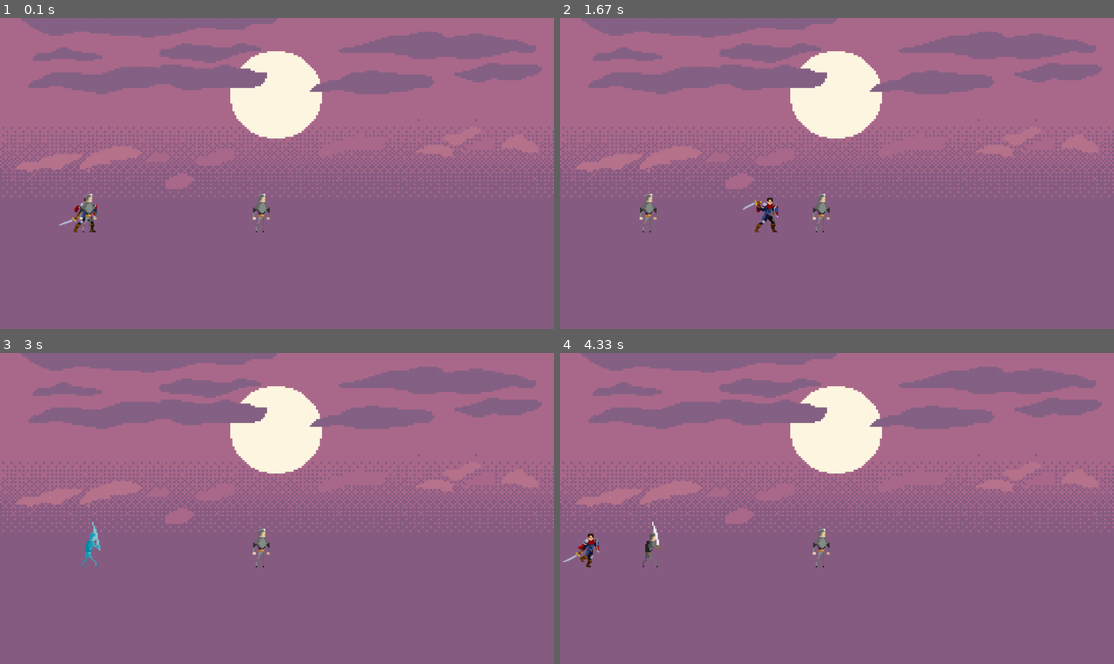
Above: before the commit, frames 1-4 (two rows, left to right).
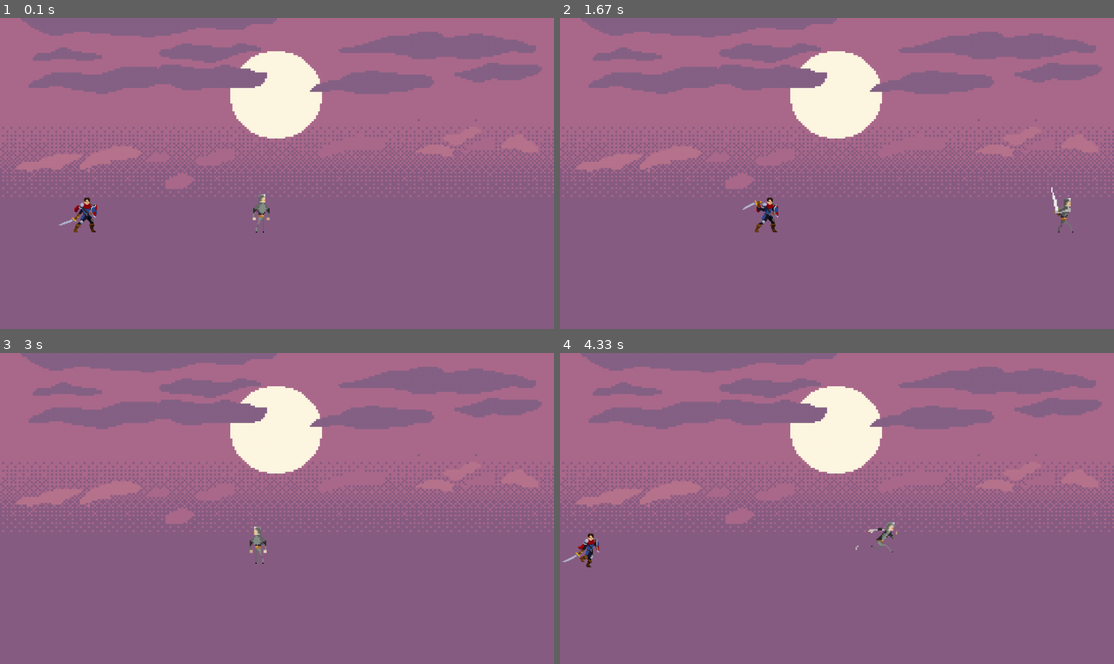
Above: after the commit, the same moments.

Repository: Simyo-tech/apPYGAME
Game: pygame game, started from main.py
Same seed, same stepped clock (60 frames per second), same inputs: the game is played once before the commit and once after it.
Inputs:
- Up to frame 1 (0.1 s): no input
- Up to frame 2 (1.67 s): hold Right 0.33-0.8 s; hold Up 0.83-1.13 s; hold W 0.83-1.13 s; tap Space at 0.9, 1.23, 1.53 s; tap Right Shift at 0.98 s; hold Right 1.17-1.63 s; hold D 1.17-1.63 s
- Up to frame 3 (3 s): hold Left 1.67-2.2 s; hold A 1.67-2.2 s; tap Space at 1.73, 2.03, 2.3, 2.6, 2.73 s; hold Left 2.23-2.63 s; hold A 2.23-2.63 s; tap Right Shift at 2.38 s; hold Up from 2.67 s (still down); hold W from 2.67 s (still down)
- Up to frame 4 (4.33 s): release Up at 3.03 s; release W at 3.03 s; hold Right 3.07-3.7 s; hold D 3.07-3.7 s; tap Space at 3.13, 3.43, 3.8, 4.1, 4.3 s; hold Left 3.73-4.2 s; hold A 3.73-4.2 s; tap Right Shift at 3.88 s; hold Right from 4.23 s (still down); hold D from 4.23 s (still down)

The runs differ from the first frame. In frame 1, 0.2% of the frame differs, in the area x 14-49%, y 56-70%; in frame 2, 0.5%, in the area x 14-93%, y 54-70%; in frame 3, 0.4%; in frame 4, 0.5%.

Commit message:
figuren können kämpfen und sterben/ restart eingefügt

Diff:
--- a/main.py
+++ b/main.py
@@ -1,5 +1,6 @@
 import pygame
 import os
+import sys
 
 pygame.init()
 
@@ -17,8 +18,11 @@
 GRAVITATION = 0.75
 
 #Spieler Aktion-variablen
+main = False
 l_links = False
 l_rechts = False
+g_links = False
+g_rechts = False
 
 #Farben Definitionen
 BG = (240, 255, 255)
@@ -68,40 +72,76 @@
         self.rect = self.Bilder.get_rect()
         self.rect.center = (x,y)
 
-    def bewegen(self, l_links, l_rechts):
+    def spieler_bewegen(self, l_links, l_rechts):
         dx = 0
         dy = 0
 
-        if self.sprung == True and self.in_luft == False:
-            self.s_hoehe_y = -15
-            self.sprung = False
-            self.in_luft = True
+        if spieler.sprung == True and spieler.in_luft == False:
+            spieler.s_hoehe_y = -15
+            spieler.sprung = False
+            spieler.in_luft = True
 
         #Gravitation einfügen
-        self.s_hoehe_y += GRAVITATION
-        if self.s_hoehe_y > 15:
-            self.s_hoehe_y
-        dy += self.s_hoehe_y
+        spieler.s_hoehe_y += GRAVITATION
+        if spieler.s_hoehe_y > 15:
+            spieler.s_hoehe_y
+        dy += spieler.s_hoehe_y
 
         #Kollision checken mit Boden checken
-        if self.rect.bottom + dy > 500:
-            dy = 500 - self.rect.bottom
-            self.in_luft = False
-
-        if self.angriff == True and self.bild_index == 5:
-            self.angriff = False
+        if spieler.rect.bottom + dy > 500:
+            dy = 500 - spieler.rect.bottom
+            spieler.in_luft = False
+
+        if spieler.angriff == True and spieler.bild_index == 5:
+            spieler.angriff = False
 
         if l_links:
-            dx = -self.speed
-            self.drehen = True
-            self.richtung = -1
+            dx = -spieler.speed
+            spieler.drehen = True
+            spieler.richtung = -1
         if l_rechts:
-            dx = self.speed
-            self.drehen = False
-            self.richtung = 1
-
-        self.rect.x += dx
-        self.rect.y += dy
+            dx = spieler.speed
+            spieler.drehen = False
+            spieler.richtung = 1
+
+        spieler.rect.x += dx
+        spieler.rect.y += dy
+
+
+    def gegner_bewegen(self, g_links, g_rechts):
+        dx = 0
+        dy = 0
+
+        if gegner2.sprung == True and gegner2.in_luft == False:
+            gegner2.s_hoehe_y = -15
+            gegner2.sprung = False
+            gegner2.in_luft = True
+
+        #Gravitation einfügen
+        gegner2.s_hoehe_y += GRAVITATION
+        if gegner2.s_hoehe_y > 15:
+            gegner2.s_hoehe_y
+        dy += gegner2.s_hoehe_y
+
+        #Kollision checken mit Boden checken
+        if gegner2.rect.bottom + dy > 500:
+            dy = 500 - gegner2.rect.bottom
+            gegner2.in_luft = False
+
+        if gegner2.angriff == True and gegner2.bild_index == 5:
+            gegner2.angriff = False
+
+        if g_links:
+            dx = -gegner2.speed
+            gegner2.drehen = True
+            gegner2.richtung = -1
+        if g_rechts:
+            dx = gegner2.speed
+            gegner2.drehen = False
+            gegner2.richtung = 1
+
+        gegner2.rect.x += dx
+        gegner2.rect.y += dy
 
 
 
@@ -134,16 +174,10 @@
                 self.rect.y = -300
 
 
-gegner_gruppe = pygame.sprite.Group()
-
 spieler = Figur('HeroKnight', 200, 500, 2, 5)
-gegner1 = Figur('Gegner', 200, 443, 0.2, 5)
-gegner2 = Figur('Gegner', 600, 443, 0.2, 5)
-
-
-gegner_liste = []
-gegner_liste.append(gegner1)
-gegner_liste.append(gegner2)
+
+gegner2 = Figur('Gegner', 600, 500, 0.2, 5)
+
 
 run = True
 while run:
@@ -152,34 +186,55 @@
     draw_bg()
 
     spieler.update_animation()
-    gegner1.update_animation()
+
     gegner2.update_animation()
     spieler.draw()
-    gegner1.draw()
+
     gegner2.draw()
-    gegner1.tod()
+
+    spieler.tod()
     gegner2.tod()
+
 
     #Spieler Aktion Auswahl
     if spieler.lebendig:
         if spieler.in_luft:
             spieler.update_aktion(2)#2: springen
-            #gegner.update_aktion(2)
+            #gegner1.update_aktion(0)
         elif l_links or l_rechts:
             spieler.update_aktion(1)#1: rennen
-            #gegner.update_aktion(1)
+            #gegner1.update_aktion(1)
         elif spieler.angriff:
             spieler.update_aktion(3)
-            #gegner.update_aktion(3)
+            #gegner1.update_aktion(3)
         else:
             spieler.update_aktion(0)#0: stehen
-            gegner1.update_aktion(0)
+        spieler.spieler_bewegen(l_links, l_rechts)
+
+    if gegner2.lebendig:
+        if gegner2.in_luft:
+            gegner2.update_aktion(2)  # 2: springen
+        elif g_links or g_rechts:
+            gegner2.update_aktion(1)  # 1: rennen
+            # gegner1.update_aktion(1)
+        elif gegner2.angriff:
+            gegner2.update_aktion(3)
+        else:
             gegner2.update_aktion(0)
-        spieler.bewegen(l_links, l_rechts)
-
-    for gegner in gegner_liste:
-        if gegner.lebendig == False:
-            gegner.update_aktion(4)
+        gegner2.gegner_bewegen(g_links, g_rechts)
+
+    if gegner2.lebendig == False:
+            gegner2.update_aktion(4)
+            if gegner2.bild_index == 4:
+                hintergrund = pygame.image.load(
+                    "Bilder/Hintergrund/parallax_mountain_pack/layers/hi.jpg").convert()
+
+    if spieler.lebendig == False:
+            spieler.update_aktion(4)
+            if spieler.bild_index == 4:
+                hintergrund = pygame.image.load(
+                    "Bilder/Hintergrund/parallax_mountain_pack/layers/hi.jpg").convert()
+
 
 
     for event in pygame.event.get():
@@ -192,17 +247,32 @@
                 l_links = True
             if event.key == pygame.K_d:
                 l_rechts = True
+            if event.key == pygame.K_LEFT:
+                g_links = True
+            if event.key == pygame.K_RIGHT:
+                g_rechts = True
             if event.key == pygame.K_w and spieler.lebendig:
                 spieler.sprung = True
+            if event.key == pygame.K_UP and gegner2.lebendig:
+                gegner2.sprung = True
             if event.key == pygame.K_SPACE:
                 spieler.angriff = True
-                for gegner in gegner_liste:
-                    if pygame.sprite.collide_rect(spieler, gegner):
-                        if gegner.lebendig:
-                            gegner.leben -= 25
-                            print(gegner.leben)
+                if pygame.sprite.collide_rect(spieler, gegner2):
+                    if gegner2.lebendig:
+                        gegner2.leben -= 25
+                        print(gegner2.leben)
+            if event.key == pygame.K_RSHIFT:
+                gegner2.angriff = True
+                if pygame.sprite.collide_rect(gegner2, spieler):
+                    if spieler.lebendig:
+                        spieler.leben -= 25
+                        print(spieler.leben)
             if event.key == pygame.K_ESCAPE:
                 run = False
+            if event.key == pygame.K_RETURN and spieler.lebendig == False:
+                os.execl(sys.executable, sys.executable, *sys.argv)
+            if event.key == pygame.K_RETURN and gegner2.lebendig == False:
+                os.execl(sys.executable, sys.executable, *sys.argv)
 
         #keyboard button released
         if event.type == pygame.KEYUP:
@@ -210,7 +280,10 @@
                 l_links = False
             if event.key == pygame.K_d:
                 l_rechts = False
-
+            if event.key == pygame.K_LEFT:
+                g_links = False
+            if event.key == pygame.K_RIGHT:
+                g_rechts = False
 
 
 
Binary file changed: Bilder/HeroKnight/Sprites/Gegner/Jump/Gegner_Jump_0.png
Binary file changed: Bilder/HeroKnight/Sprites/Gegner/Jump/Gegner_Jump_1.png
Binary file changed: Bilder/HeroKnight/Sprites/Gegner/Jump/Gegner_Jump_2.png
Binary file changed: Bilder/HeroKnight/Sprites/Gegner/Jump/Gegner_Jump_3.png
Binary file removed: Bilder/HeroKnight/Sprites/Gegner/Jump/Gegner_Jump_4.png
Binary file removed: Bilder/HeroKnight/Sprites/Gegner/Jump/Gegner_Jump_5.png
Binary file removed: Bilder/HeroKnight/Sprites/Gegner/Jump/Gegner_Jump_6.png
Binary file removed: Bilder/HeroKnight/Sprites/Gegner/Jump/Gegner_Jump_8.png
Binary file removed: Bilder/HeroKnight/Sprites/Gegner/Jump/Gegner_jump_7.png
Renamed: Bilder/Hintergrund/parallax_mountain_pack/layers/parallax-mountain-montain-far 2.png -> Bilder/Hintergrund/parallax_mountain_pack/layers/hinter.png
Not shown, added: Bilder.zip
